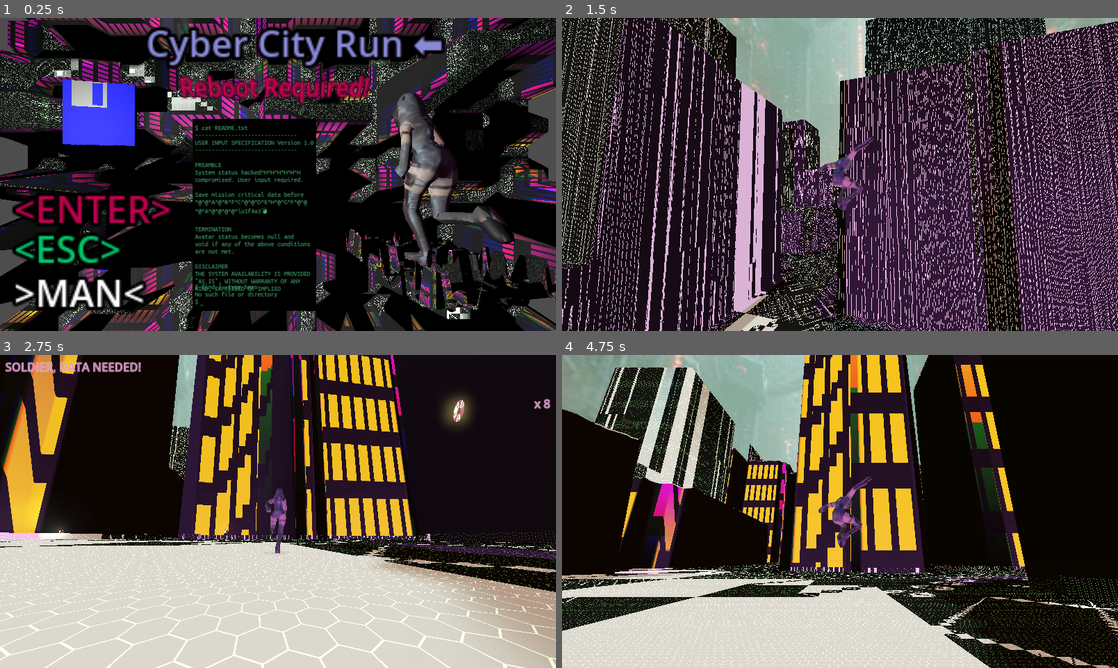
Above: before the commit, frames 1-4 (two rows, left to right).
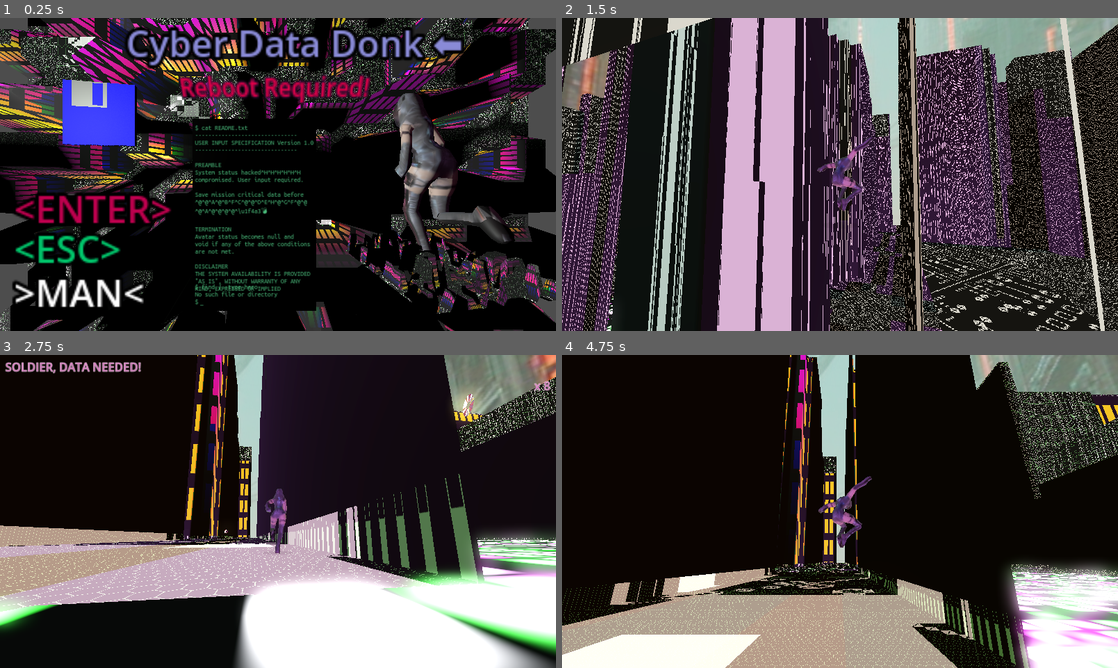
Above: after the commit, the same moments.

Repository: loose-bit-labs/cyberpunk-girl-character-gen-demo
Game: Godot game, scene res://sup.tscn
Two runs of this game, one before a commit and one after it. Both use one fixed random seed, a clock stepped at 60 frames per second and the inputs below. Sound files missing from this copy of the repository are replaced by a short silence.
Inputs (mouse positions are in pixels of both pictures, inside the frame that each line leads up to):
- Up to frame 1 (0.25 s): no input
- Up to frame 2 (1.5 s): tap Enter (ui_accept) at 0.5, 1.35 s; move the mouse to (962, 158) at 0.52 s; hold Right (move_right) 0.53-1.28 s; hold Enter (ui_accept) 0.53-1.28 s; click (962, 158) at 0.67 s; tap Space (move_jump) at 0.77 s; move the mouse to (812, 174) at 1.27 s; hold W (move_forward) from 1.28 s (still down); click (812, 174) at 1.42 s
- Up to frame 3 (2.75 s): keep holding W (move_forward); tap Space (move_jump) at 1.52 s; move the mouse to (289, 505) at 2.02 s; hold Shift from 2.03 s (still down); click (289, 505) at 2.17 s; tap Enter (ui_accept) at 2.3 s
- Up to frame 4 (4.75 s): move the mouse to (834, 517) at 2.77 s; release Shift at 2.78 s; tap Enter (ui_accept) at 2.85, 4.55 s; click (834, 517) at 2.92 s; tap Space (move_jump) at 3.02, 3.77, 4.52 s; move the mouse to (878, 514) at 3.52 s; hold Enter (ui_accept) 3.53-4.28 s; click (878, 514) at 3.67 s; tap Escape (ui_cancel) at 4.15 s; move the mouse to (673, 464) at 4.27 s; release W (move_forward) at 4.28 s; hold A (move_left) from 4.28 s (still down); tap Shift at 4.35 s; click (673, 464) at 4.42 s

The runs differ from the first frame. In frame 1, 41% of the frame differs, in the area x 0-100%, y 0-100%; in frame 2, 60%; in frame 3, 63%; in frame 4, 58%.

Commit message:
add modem sounds and change project name

Diff:
--- a/godot/floor.gdshader
+++ b/godot/floor.gdshader
@@ -4,13 +4,6 @@
 uniform vec2 OFFSET = vec2(.0);
 uniform bool NEXT = false;
 uniform float SCALE = 1.;
-
-// can't seem to make this work...
-#define RAW_WORLD_
-#ifdef RAW_WORLD
-render_mode skip_vertex_transform;
-varying vec3 OG_VERTEX;
-#endif
 
 varying float IS_BUILDING;
 varying vec3 norman;
@@ -43,10 +36,6 @@
 
 float getGrid() {
 	return GRID;
-	// won't work...
-	vec2 h = hash(OFFSET);
-	float g = .5 * h.x  + .5;
-	return GRID  * g;
 }
 
 float building(in vec2 xy, in vec2 og) {
@@ -62,7 +51,7 @@
 	xy *= 1. + vec2(mx, my) * l;
 
 	// leave some space for the drop
-	vec2 bc = og - getGrid() * .33;
+	vec2 bc = og - GRID * .33;
 	float bare = step(LZ_BARE, dot(bc, bc));
 
 	return step_up(xy.x) * step_up(xy.y) * bare;
@@ -73,42 +62,40 @@
 }
 
 float max5(float a, float b, float c, float d, float e) {
-	//return a + b + c + d + e;
 	return max(a,max(b,max(c,max(d,e))));
 }
 
 float min5(float a, float b, float c, float d, float e) {
-	//return a * b * c * d * e;
 	return min(a,min(b,min(c,min(d,e))));
 }
 
-float goMax(vec2 st ) {
+float goMax(vec2 st) {
 	return max5(
-		tile(st, getGrid()),
-		tile(st+OFFSET_X, getGrid()),
-		tile(st-OFFSET_X, getGrid()),
-		tile(st+OFFSET_Y, getGrid()),
-		tile(st-OFFSET_Y, getGrid())
+		tile(st, GRID),
+		tile(st+OFFSET_X, GRID),
+		tile(st-OFFSET_X, GRID),
+		tile(st+OFFSET_Y, GRID),
+		tile(st-OFFSET_Y, GRID)
 	);
 }
 
 float goMin(vec2 st ) {
 	return min5(
-		tile(st, getGrid()),
-		tile(st+OFFSET_X, getGrid()),
-		tile(st-OFFSET_X, getGrid()),
-		tile(st+OFFSET_Y, getGrid()),
-		tile(st-OFFSET_Y, getGrid())
+		tile(st, GRID),
+		tile(st+OFFSET_X, GRID),
+		tile(st-OFFSET_X, GRID),
+		tile(st+OFFSET_Y, GRID),
+		tile(st-OFFSET_Y, GRID)
 	);
 }
 
 vec3 map_normal(vec2 st) {
 	float f = 1.5;
-	float me = tile(st.xy, getGrid());
-	float e = tile(st+OFFSET_X *f, getGrid());
-	float w = tile(st-OFFSET_X *f, getGrid());
-	float s = tile(st+OFFSET_Y *f, getGrid());
-	float n = tile(st-OFFSET_Y *f, getGrid());
+	float me = tile(st.xy, GRID);
+	float e = tile(st+OFFSET_X *f, GRID);
+	float w = tile(st-OFFSET_X *f, GRID);
+	float s = tile(st+OFFSET_Y *f, GRID);
+	float n = tile(st-OFFSET_Y *f, GRID);
 
 	float maxo = .33;
 
@@ -140,12 +127,7 @@
 }
 
 vec3 wall_color(in vec2 uv, in vec3 p, in vec3 n) {
-	// really not sure how to map into texture space nicely....
-#if 0
-	vec2 st = (UP3 == abs(n)) ? uv : (88. * uv + vec2(.0, p.y * .1));
-#else
 	vec2 st = 88. * uv + vec2(.0, p.y * .1);
-#endif
 	st += TIME * .003300;
 
 	vec3 color = abs(norman);
@@ -157,7 +139,6 @@
 
 vec3 fragment_playing(in vec2 uv , in vec3 p, in vec3 n) {
 	float l = step(IS_BUILDING, .99) * step(.01, IS_BUILDING);
-
 
 	vec3 color = mix(ground_color(uv), wall_color(uv, p, n), l);
 	vec2 quirk = abs(hash(floor(99. * uv + TIME * 4.4)));
@@ -178,37 +159,21 @@
 }
 
 vec2 nowUVme(vec2 uv) {
-	return uv.xy + OFFSET - .2;
+	return uv.xy + OFFSET;// - .2;
 }
 
 void fragment() {
 	vec2 uv = nowUVme(UV);
 	vec3 p = VERTEX;
-#ifdef RAW_WORLD
-	p = OG_VERTEX;
-#endif
 	ALBEDO.rgb = NEXT ? fragment_next(uv, p, NORMAL) : fragment_playing(uv, p, NORMAL);
-
-	////uv = step(.9, fract(uv *33.));
-	//ALBEDO.rgb = vec3(uv.x * uv.y);
 }
 
 void vertex() {
-#ifdef RAW_WORLD
-	// dox claim you can do this yourself, but it does not seem to work
-	// as I expected
- 	OG_VERTEX = VERTEX;
-	VERTEX = (MODELVIEW_MATRIX * vec4(VERTEX, 1.0)).xyz;
-    NORMAL = normalize((MODELVIEW_MATRIX * vec4(NORMAL, 0.0)).xyz);
-    BINORMAL = normalize((MODELVIEW_MATRIX * vec4(BINORMAL, 0.0)).xyz);
-    TANGENT = normalize((MODELVIEW_MATRIX * vec4(TANGENT, 0.0)).xyz);
-#endif
-
 	vec2 uv = nowUVme(UV);
 	float building = goMin(uv);
 	IS_BUILDING = building;
 
-	vec2 quirk = abs(hash(floor(uv * getGrid() * .77)));
+	vec2 quirk = abs(hash(floor(uv * GRID * .77)));
 	float m = floor(quirk.x * BUILDING_STEPS) / BUILDING_STEPS;
 
 	VERTEX.y = building * mix(BUILDING_LO, BUILDING_HI, m) * 1.03 * SCALE;
--- a/godot/green-bar.gdshader
+++ b/godot/green-bar.gdshader
@@ -14,7 +14,7 @@
 
 	// green is darker on top and bottom
 	float green_bars = fract(UV.y * 11. - .2); // how many green lines and offset
-	vec3 green = vec3(.5,1.,.5) * (.6 + .4 * step(.01610, green_bars) * step(green_bars, .484));
+	vec3 green = vec3(.5,1.,.5) * (.6 + .4 * step(.01610, green_bars) * step(green_bars, .484)) * 1.2;
 	ALBEDO.rgb = mix(white, green, step(green_bars, .5) * step(.02,UV.x) * step(UV.x, .98));
 
 	float hole_count = 32., hole_radius = .015;
--- a/godot/pause.gd
+++ b/godot/pause.gd
@@ -6,13 +6,18 @@
 func _ready() -> void:
 	camera = get_parent()
 
-func _input(_event):
+func _input(_event) -> void:
+	if Input.is_action_just_pressed("ui_quit"):
+		return quitter()
 	if Input.is_action_just_pressed("ui_cancel") or Input.is_action_just_pressed("ui_pause"):
 		toggle_pause()
 	if get_tree().paused and Input.is_action_just_pressed("ui_accept"):
-		unpause()
-		UtilMe.release_mouse()
-		get_tree().change_scene_to_file(sup_scene)
+		quitter()
+
+func quitter() -> void:
+	unpause()
+	UtilMe.release_mouse()
+	get_tree().change_scene_to_file(sup_scene)
 
 func toggle_pause() -> bool:
 	var paused = !get_tree().paused
@@ -27,7 +32,7 @@
 	show()
 	UtilMe.release_mouse()
 	camera.global_rotation.y = deg_to_rad(90)
-	camera.global_position.y = 9.9
+	camera.global_position.y = 93.39
 	return true
 
 func unpause() -> bool:
--- a/godot/project.godot
+++ b/godot/project.godot
@@ -10,7 +10,7 @@
 
 [application]
 
-config/name="Cyber City Run"
+config/name="Cyber Data Donker"
 config/description="Cyber City Run is low-fi runner thru an infinit city collecting system data archives before a mandatory reboot renders them lost forever!
 Can you collect them all before time runs out! Don't let the SYSTEM down! "
 run/main_scene="res://sup.tscn"
@@ -77,3 +77,8 @@
 "events": [Object(InputEventKey,"resource_local_to_scene":false,"resource_name":"","device":-1,"window_id":0,"alt_press …(192 unchanged characters)…
 ]
 }
+ui_quit={
+"deadzone": 0.5,
+"events": [Object(InputEventKey,"resource_local_to_scene":false,"resource_name":"","device":-1,"window_id":0,"alt_pressed":false,"shift_pressed":false,"ctrl_pressed":true,"meta_pressed":false,"pressed":false,"keycode":0,"physical_keycode":81,"key_label":0,"unicode":113,"location":0,"echo":false,"script":null)
+]
+}
--- a/godot/root.gd
+++ b/godot/root.gd
@@ -8,6 +8,7 @@
 var flopster_scene = preload("res://flopster.tscn")
 
 @onready var audio = $Player/Audio
+@onready var modem = $Player/Camera/Modem
 @onready var ground = $Floor
 @onready var floppin = $Floppin
 @onready var player = $Player
@@ -26,6 +27,7 @@
 func _ready() -> void:
 	new_game()
 	_floppyHacky()
+	_modemHackem()
 
 # make the what ur collecting guy not be interactable
 func _floppyHacky() -> void:
@@ -34,6 +36,10 @@
 	statusFlopster.scale = Vector3(s, s, s)
 	statusFlopster.animationPlayer.play("spin")
 	statusFlopster.light.visible = false
+
+# really dunno why this should be needed keeps loosing the stream... :-/
+func _modemHackem():
+	modem.set_stream(UtilMe.load_mp3("res://shorter-the-sound-of-dial-up-internet-6240.mp3"))
 
 # let's get it goin' on, ya'll!
 func new_game() -> void:
@@ -64,8 +70,8 @@
 func _input(event: InputEvent) -> void:
 	if event.is_action_pressed("ui_mute"):
 		UtilMe.toggle_mute()
-	if event.is_action_pressed("ui_accept"):
-		_seedling()
+	if not event.alt_pressed and event.is_action_pressed("ui_accept"):
+		modem.play()
 
 # change the world seed
 func _seedling() -> void:
@@ -108,7 +114,7 @@
 	var children = floppin.get_children()
 	for child in children:
 		child.luke(null)
-		(func(): floppin.remove_child(child);child.muteeue_free()).call_deferred()
+		(func(): floppin.remove_child(child);child.queue_free()).call_deferred()
 
 #  move the goodies
 func _sway_with_me(update:Vector2) -> void:
@@ -124,7 +130,7 @@
 	if collected == goal:
 		_level_up()
 	else:
-		label.text = "%s, %d %s out of %d" % [RANKS[level], collected, BITS[level], goal]
+		label.text = "%s, %d x %s out of %d" % [RANKS[level], collected, BITS[level], goal]
 		var needed = goal - collected
 		wanna.text = 'x %d' % needed
 
@@ -143,6 +149,7 @@
 		text = "THANKS FOR THE DATA SUCKER! ENJOY YOUR TIME IN PURGATORY!"
 	else:
 		text = "DROP AND GIMME %d x %s, %s" % [goal, BITS[level], RANKS[level]]
+		modem.play()
 
 	_next_level(text, goal)
 
@@ -169,3 +176,6 @@
 
 func _on_audio_finished() -> void:
 	audio.play();
+
+func _on_modem_finished() -> void:
+	_seedling()
--- a/godot/root.tscn
+++ b/godot/root.tscn
@@ -151,17 +151,14 @@
 tracks/1/interp = 1
 tracks/1/loop_wrap = true
 tracks/1/keys = {
-"times": PackedFloat32Array(0, 0.433333, 1.23333, 1.33333, 1.9),
-"transitions": PackedFloat32Array(1, 1, 1, 1, 1),
+"times": PackedFloat32Array(0, 0.433333, 1.33333, 1.9),
+"transitions": PackedFloat32Array(1, 1, 1, 1),
 "values": [{
 "args": [],
 "method": &"_go_away_now"
 }, {
 "args": [],
 "method": &"_shader_next"
-}, {
-"args": [],
-"method": &"_seedling"
 }, {
 "args": [],
 "method": &"_shader_playing"
@@ -208,6 +205,21 @@
 "update": 1,
 "values": [true, false, true]
 }
+tracks/5/type = "audio"
+tracks/5/imported = false
+tracks/5/enabled = true
+tracks/5/path = NodePath("Player/Camera/Modem")
+tracks/5/interp = 1
+tracks/5/loop_wrap = true
+tracks/5/keys = {
+"clips": [{
+"end_offset": 0.0,
+"start_offset": 0.0,
+"stream": null
+}],
+"times": PackedFloat32Array(0)
+}
+tracks/5/use_blend = true
 
 [sub_resource type="Animation" id="Animation_tyn6g"]
 resource_name = "start_game"
@@ -307,7 +319,7 @@
 light_energy = 2.0
 
 [node name="Flopster" parent="Player/Camera/DirectionalLight3D" instance=ExtResource("9_x8brx")]
-transform = Transform3D(-1, 1.87275e-08, 1.46885e-07, -1.58227e-08, 0.972776, -0.231748, -1.47226e-07, -0.231748, -0.972776, 1.39374, 0.250345, -0.627132)
+transform = Transform3D(-1, 1.87275e-08, 1.46885e-07, -1.58226e-08, 0.972776, -0.231748, -1.47226e-07, -0.231748, -0.972776, 1.44595, 0.283623, -0.627132)
 
 [node name="Pause" type="Node3D" parent="Player/Camera"]
 process_mode = 3
@@ -323,27 +335,27 @@
 transform = Transform3D(1, 7.10543e-15, 1.77636e-15, 0, 1, 0, 0, 0, 1, 1.49012e-08, -0.17741, -0.0508845)
 mesh = SubResource("PlaneMesh_bmmyq")
 
-[node name="Label3D" type="Label3D" parent="Player/Camera/Pause"]
+[node name="Palather" type="Label3D" parent="Player/Camera/Pause"]
 transform = Transform3D(1, -9.9476e-14, 3.2685e-13, 0, 3.57628e-07, 1, 0, -1, 3.57628e-07, -0.647181, 0.376804, -0.215691)
 pixel_size = 0.001
 modulate = Color(0, 0, 0, 1)
-text = "CYBER CITY RUN(1)                        General Commands Manual                                    CYBER CITY RUN(1)
+text = "CYBER DATA DONKER(1)                         General Commands Manual                             CYBER DATA DONKER(1)
 
 NAME
-       cyber-city-run - collect system critical data pending reboot
+       cyber-data-donker - collect system critical data pending reboot
 
 SYNOPSIS
-       cyber-city-run  [-H] [-L] [-P] [-D debugopts] [-Olevel] [starting-point...] [expression]
+       cyber-data-donker  [-H] [-L] [-P] [-D debugopts] [-Olevel] [starting-point...] [expression]
 
 DESCRIPTION
        This manual page documents the avatar system interaction mechanisms.  The user  controls their avatar  with a
-       dynamic  real-time view of the running system. The avatar can be  directed via the WASD keys or ARROW keys in
-       combined with  \"mouse look\", \"SHIFT\" sprint to through a virtual system abstracion layer known as \"CYBER CITY\"
+       dynamic real-time view of the running system. The avatar is directed via the WASD keys or ARROW keys directed
+       by the mouse, \"SHIFT\" sprint, \"SPACE\" to jump, \"ENTER\" to phase through the virtual system abstracion layer.
 
        Additionally, the \"m\" key will toggle \"mute\". The \"ESC\" key or \"p\" will present this pause screen and incur a
        credit penalty directly withdrawn from the USER's account(s) of no less that 77 access tokens.
 
-       While viewing this documentation, the USER can *EXIT* by pressing the \"ENTER\" key.   <------
+       While viewing this documentation, the USER can *EXIT* by pressing the \"ENTER\" key.   <---- DONK++
 
 EXPRESSION
        The world shown here is an infinite city  generated by  a 2D SDF using 3D displacement. With the exception of
@@ -363,6 +375,8 @@
 font_size = 22
 horizontal_alignment = 0
 vertical_alignment = 0
+
+[node name="Modem" type="AudioStreamPlayer3D" parent="Player/Camera"]
 
 [node name="AnimationPlayer" type="AnimationPlayer" parent="Player"]
 
@@ -414,10 +428,6 @@
 text = "SOLDIER, DATA NEEDED!"
 label_settings = SubResource("LabelSettings_k8h8g")
 
-[node name="MarginContainer" type="MarginContainer" parent="Status/Control/MarginContainer/VBoxContainer"]
-layout_mode = 2
-theme_override_constants/margin_top = 33
-
 [node name="Wanna" type="Label" parent="Status/Control/MarginContainer/VBoxContainer"]
 layout_mode = 2
 size_flags_horizontal = 8
@@ -425,9 +435,14 @@
 label_settings = SubResource("LabelSettings_k8h8g")
 horizontal_alignment = 2
 
+[node name="MarginContainer" type="MarginContainer" parent="Status/Control/MarginContainer/VBoxContainer"]
+layout_mode = 2
+theme_override_constants/margin_top = 33
+
 [node name="AnimationPlayer" type="AnimationPlayer" parent="."]
 libraries = {
 "": SubResource("AnimationLibrary_i1qv6")
 }
 
+[connection signal="finished" from="Player/Camera/Modem" to="." method="_on_modem_finished"]
 [connection signal="finished" from="Player/Audio" to="." method="_on_audio_finished"]
--- a/godot/sup.gd
+++ b/godot/sup.gd
@@ -85,7 +85,7 @@
 		return
 
 	var accept = event.is_action_pressed("ui_accept")
-	var renounce = event.is_action_pressed("ui_renounce")
+	var renounce = event.is_action_pressed("ui_renounce") or event.is_action_pressed("ui_quit")
 	var mouse_press = event is InputEventMouseButton and event.pressed
 
 	if man.visible:
--- a/godot/sup.tscn
+++ b/godot/sup.tscn
@@ -236,7 +236,7 @@
 [node name="Title" type="Label3D" parent="."]
 transform = Transform3D(1, 0, 0, 0, 1, 0, 0, 0, 1, 0.0956191, 0.575392, 0.728243)
 modulate = Color(0.540034, 0.54321, 0.844977, 1)
-text = "Cyber City Run ⬅ "
+text = "Cyber Data Donk ⬅ "
 
 [node name="Reboot" type="Label3D" parent="."]
 transform = Transform3D(1, 0, 0, 0, 1, 0, 0, 0, 1, -0.390218, 0.343847, 0.812982)
@@ -336,43 +336,43 @@
 transform = Transform3D(1, 0, 0, 0, 1, 0, 0, 0, 1, -0.465602, 0.331211, 0.00664306)
 pixel_size = 0.001
 modulate = Color(0, 0, 0, 1)
-text = "CYBER CITY RUN(1)                                  User Commands                                CYBER CITY RUN(1)
+text = "CYBER DATA DONK(1)                                  User Commands                                 CYBER DATA DONK (1)
 
 NAME
-       cyber-city-run - collect system critical data pending reboot
+       cyber-data-donk - collect system critical data pending reboot
 
 SYNOPSIS
-       cyber-city-run  -hv|-bcEeHiOSs1 -d secs -n max -u|U user -p pids -o field -w [cols]
+       cyber-data-donk  -hv|-bcEeHiOSs1 -d secs -n max -u|U user -p pids -o field -w [cols]
 
        The traditional switches `-' and whitespace are optional.
 
 DESCRIPTION
        The user  controls their avatar  with a dynamic  real-time view of the running system. The avatar can be dir-
        ected via the WASD keys or ARROW keys in combination with \"mouse look\" to navigate a virtual system abstract-
-       ion layer known as \"CYBER CITY\". OPTIONAL: SHIFT key acceleration, \"m\" for \"MUTE\", and \"ALT-ENTER\" fullscreen
+       ion layer known as \"CYBER DONK\". OPTIONAL: SHIFT key acceleration, \"m\" for \"MUTE\", and \"ALT-ENTER\" fullscreen
 
        The abstraction provides  a limited interactive  interface for data collection  and  manipulatory operations.
        The  extended   physical  metaphoric  interface  displays system  summary  information as well  as a familiar
        mapping  to  \"real world\" construction.   Though encompassing  possible physical models  the mapping  remains
        imperfect. Notably, vertically  aligned surfaces provide only a surface level tangibility lacking solidity.
 
-       The  cyber-city-run   program  represents  a data retrieval of  final resolution in the (unlikely) event of a
+       The cyber-data-donker program  represents  a data retrieval of  final resolution in the (unlikely) event of a
        data breach. The consciousness  of the user  is leveraged via avatistic  representation   to enable  critical
        archival operational facilities on an \"as needed basis\", memoriamatizationally speaking.
 
-       Pragmatically  the simulation  expands with  infinite  vastness. Advanced system  access granted  pending layer
-       data typing as managed by the  system  kernel.   The types  of  system  summary  information  shown  and the
+       Pragmatically  the simulation  expands with infinite  vastness. Advanced system  access granted  pending layer
+       data typing  as managed by the  system  kernel.   The types  of  system  summary  information  shown  and the
        types, order and size of information displayed for processes are all user manipulable and as such acquisition
        will be made persistent across reboots.
 
-       This  program  is  provided by  Loose Bit Labs.  Textures  are  custom   shader   based  excluding the avatar.
+       This  program  is  provided by  -Loose Bit Labs-.  Textures  are  custom  shader  based  excluding the avatar.
        Shout  out  to  jarble  on  shadertoy  for inspiring part  of the floor shader (WljcRG). Character  animation
-       via   mixamo, modelling  and texturing  by YT & Blender.  CYBER CITY RUN is  written  using Godot. Music via
+       via   mixamo, modelling  and texturing  by YT & Blender. CYBER DATA DONKER is  written  using Godot. Music by
        Zen_Man (https://pixabay.com/users/zen_man-4257870):
        -        https://pixabay.com/music/techno-trance-melodic-techno-03-extended-version-moogify-9867/
        -        https://pixabay.com/music/techno-trance-background-loop-melodic-techno-01-2490/
 	      The  program  provides a  limited  interactive interface  for data retrieval simulated experientials for most
-       1337 HA><><ORZ of all ages, ethnicities, creeds, genders, political affiliations, phsyical, mental, and moral
+       1337 HA><><ORZ of all ages, ethnicities, creeds, genders, political affiliations, physical, mental, and moral
        competencies or so you might well imagine though no such warranty is implied as far as you know.
 <EOF>"
 font = ExtResource("6_paqmh")
--- a/godot/util_me.gd
+++ b/godot/util_me.gd
@@ -64,6 +64,15 @@
 func is_muted():
 	return get_mute()
 
+
+#################################################################################################
+
+func load_mp3(path):
+	var file = FileAccess.open(path, FileAccess.READ)
+	var sound = AudioStreamMP3.new()
+	sound.data = file.get_buffer(file.get_length())
+	return sound
+
 #################################################################################################
 
 # c/p from our scaletris project
Not shown, added: godot/shorter-the-sound-of-dial-up-internet-6240.mp3.import
Not shown, changed: CREDITS.md
Not shown, added: godot/shorter-the-sound-of-dial-up-internet-6240.mp3
